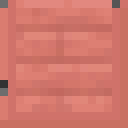
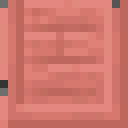
Revision of a layered w=128, h=128 image; what changed, layer by layer:
renamed "Pasted Layer" to "japanese_planks.png", painted on it over [0, 0, 128, 128]
